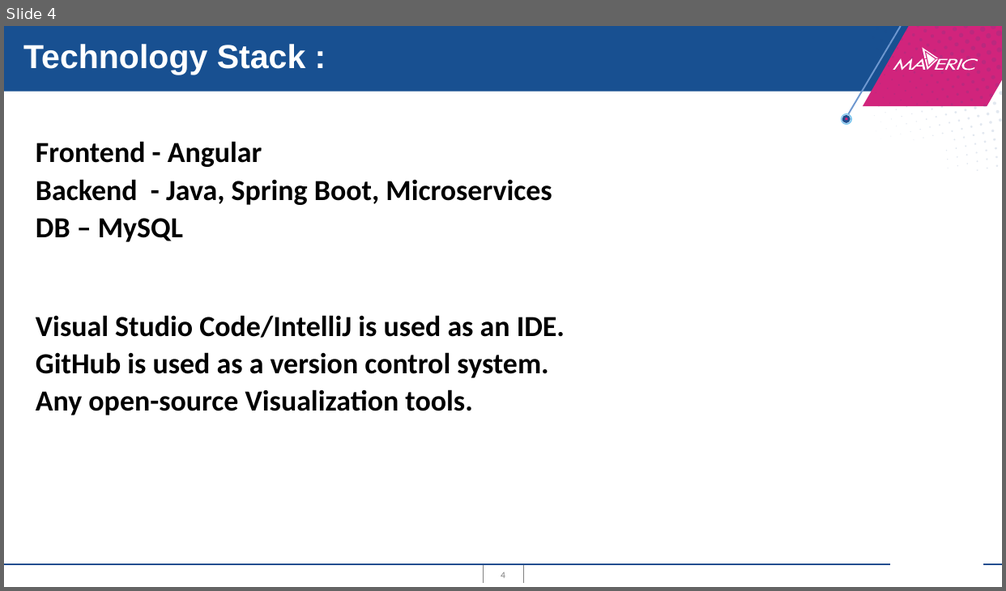
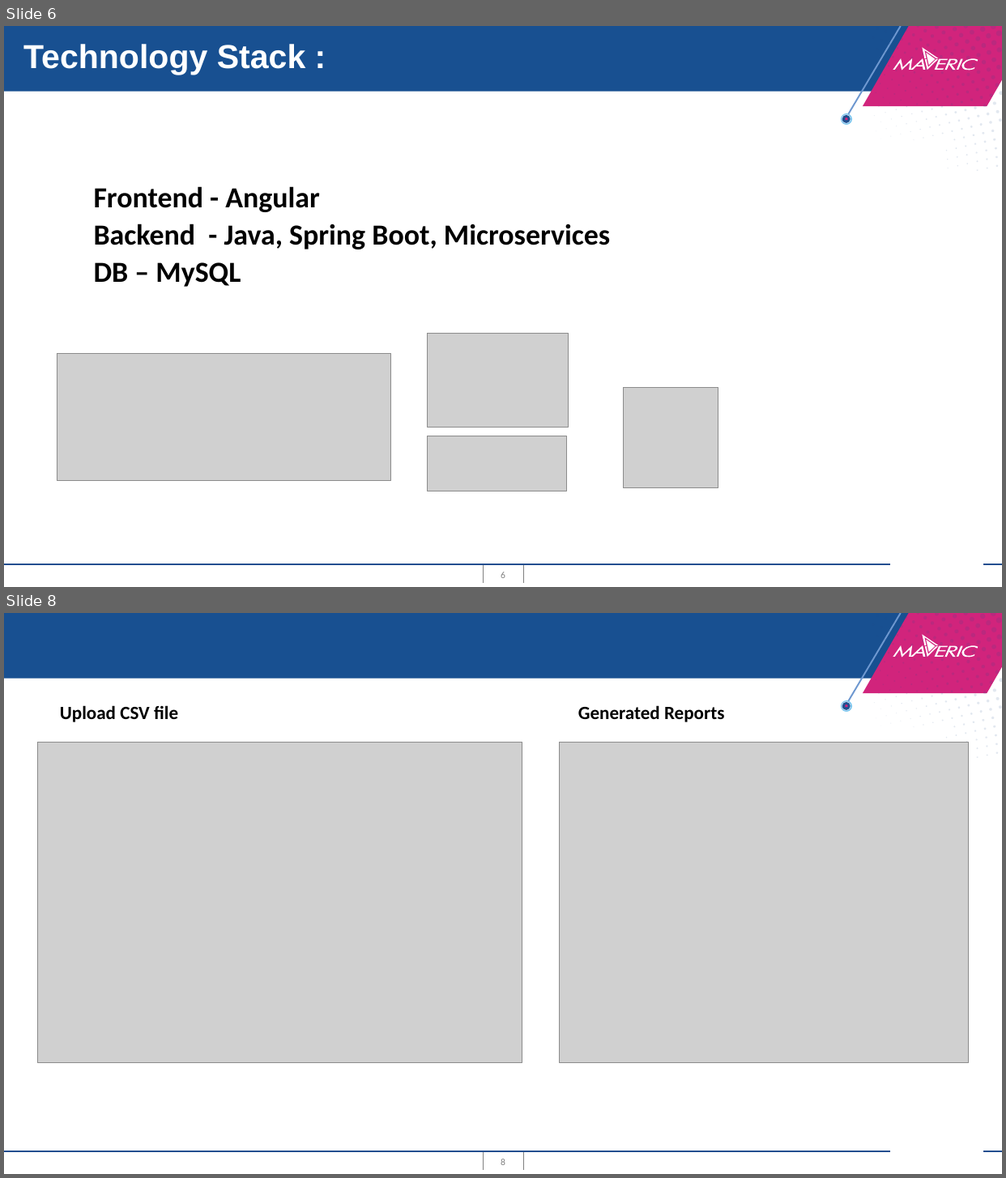
Before and after one commit to shan18007/Data-Pipeline, a slide deck: Data Pipeline.pptx. Shown one above the other, each under a label of ours: slide 4 before the commit, slides 6 and 8 after it; the slides between them are not shown. The pictures are 1006x591 and 1006x1178 pixels, drawn with LibreOffice and Linux fonts; fonts in the diff are those of the drawing; grey boxes stand for pictures; background and template pictures are left out. Boxes give left, top, right and bottom in pixels: in the first picture for what was removed or moved away, otherwise in the second. Text is boxed around its words. In the diff, an @@ line names an element or a change of style, - is before the commit and + after.

```diff
--- a/Data Pipeline.pptx
+++ b/Data Pipeline.pptx
@@ slide 8 added at [4, 613, 1002, 1174], background #FFFFFF; not listed: 208 template elements that a slide beside it also shows @@
@@ text added at [60, 705, 178, 722], 18 pt, text #000000, bold @@
+Upload CSV file
@@ text added at [578, 705, 724, 722], 18 pt, text #000000, bold @@
+Generated Reports
@@ picture added at [38, 742, 522, 1063] @@
@@ picture added at [560, 742, 968, 1063] @@
@@ page number added at [483, 1154, 522, 1171], 9 pt, text #808080 @@
+8
@@ what was slide 4 is now slide 6 @@
@@ slide 6 changed as well @@
@@ title at [94, 186, 610, 287]: text changed @@
-Frontend - Angular
-Backend - Java, Spring Boot, Microservices
-DB – MySQL
-Visual Studio Code/IntelliJ is used as an IDE.
-GitHub is used as a version control system.
-Any open-source Visualization tools.
+Frontend - Angular
+Backend - Java, Spring Boot, Microservices
+DB – MySQL
@@ picture added at [428, 334, 569, 427] @@
@@ picture added at [57, 354, 391, 481] @@
@@ picture added at [623, 387, 718, 488] @@
@@ picture added at [428, 436, 567, 492] @@
```
Also in this commit, not shown: 3 other slides changed, 3 other slides added, 2 slides removed, 2 other files.
